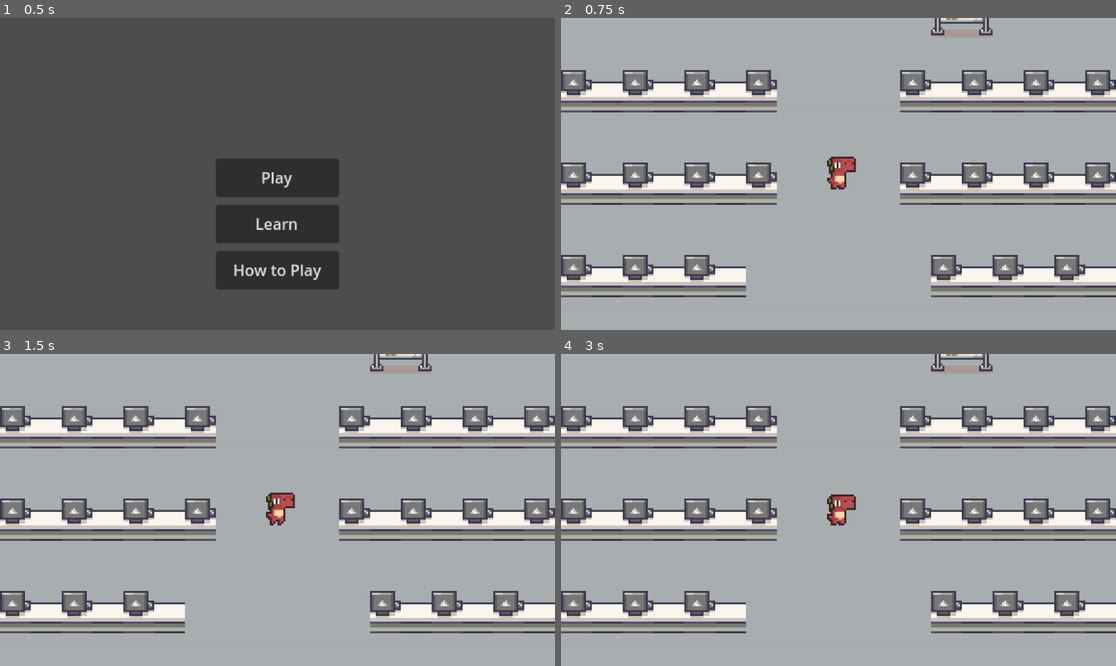
Above: before the commit, frames 1-4 (two rows, left to right).
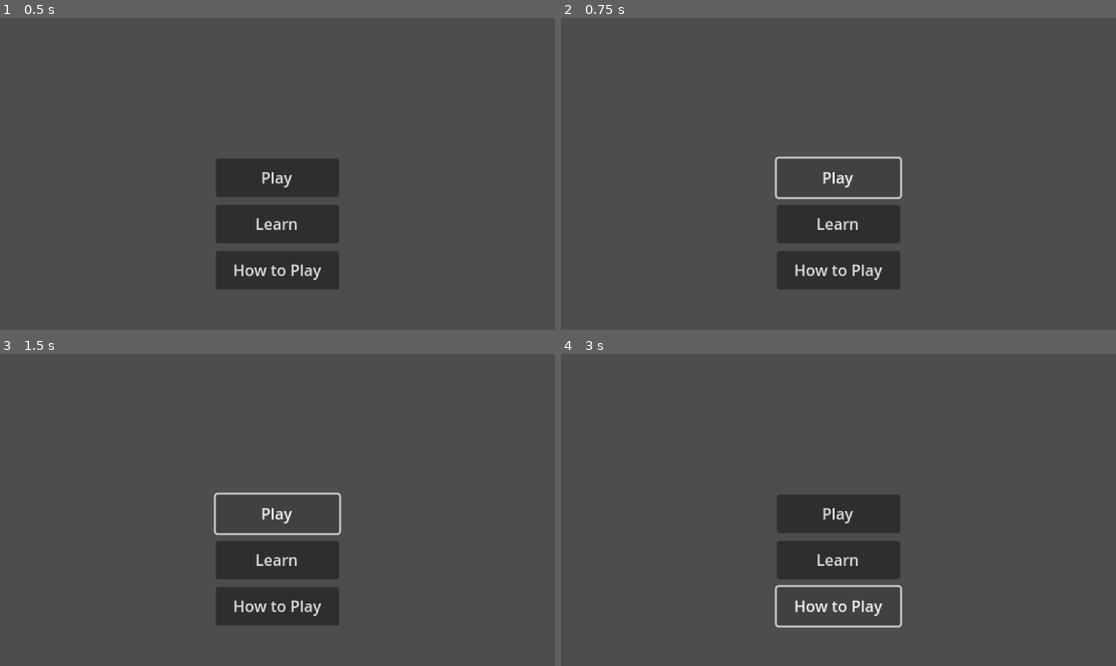
Above: after the commit, the same moments.

Repository: Raikosuu/Full-Tech-Panic_Public
Game: Godot game, scene res://scenes/main_menu.tscn
Two runs of this game, one before a commit and one after it. Both use one fixed random seed, a clock stepped at 60 frames per second and the inputs below.
Inputs (mouse positions are in pixels of both pictures, inside the frame that each line leads up to):
- Up to frame 1 (0.5 s): no input
- Up to frame 2 (0.75 s): click "Play" at 0.5 s
- Up to frame 3 (1.5 s): click (277, 513) at 1.25 s, where only the run after the commit has a clickable "Play"
- Up to frame 4 (3 s): click (838, 559) at 2 s, where only the run after the commit has a clickable "Learn"; click (838, 606) at 2.75 s, where only the run after the commit has a clickable "How to Play"

Frame 1 is identical in both runs. In frame 2, 94% of the frame differs, in the area x 0-100%, y 0-100%; in frame 3, 94%; in frame 4, 94%.
Error after the commit: Attempt to call function 'show' in base 'null instance' on a null instance. (res://scripts/main_menu.gd:9)

Commit message:
Added transition
it aint working

Diff:
--- /dev/null
+++ b/scenes/fade_transition.tscn
@@ -0,0 +1,62 @@
+[gd_scene load_steps=5 format=3 uid="uid://bh8lnh1jk1jgv"]
+
+[sub_resource type="Animation" id="Animation_x8c23"]
+resource_name = "fade_in"
+tracks/0/type = "value"
+tracks/0/imported = false
+tracks/0/enabled = true
+tracks/0/path = NodePath(".:color")
+tracks/0/interp = 1
+tracks/0/loop_wrap = true
+tracks/0/keys = {
+"times": PackedFloat32Array(0, 1),
+"transitions": PackedFloat32Array(1, 1),
+"update": 0,
+"values": [Color(0, 0, 0, 0), Color(0, 0, 0, 1)]
+}
+
+[sub_resource type="Animation" id="Animation_6uw4y"]
+resource_name = "fade_out"
+tracks/0/type = "value"
+tracks/0/imported = false
+tracks/0/enabled = true
+tracks/0/path = NodePath(".:color")
+tracks/0/interp = 1
+tracks/0/loop_wrap = true
+tracks/0/keys = {
+"times": PackedFloat32Array(0, 1),
+"transitions": PackedFloat32Array(1, 1),
+"update": 0,
+"values": [Color(0, 0, 0, 1), Color(1, 1, 1, 0)]
+}
+
+[sub_resource type="Animation" id="Animation_3nli8"]
+length = 0.001
+tracks/0/type = "value"
+tracks/0/imported = false
+tracks/0/enabled = true
+tracks/0/path = NodePath(".:color")
+tracks/0/interp = 1
+tracks/0/loop_wrap = true
+tracks/0/keys = {
+"times": PackedFloat32Array(0),
+"transitions": PackedFloat32Array(1),
+"update": 0,
+"values": [Color(1, 1, 1, 1)]
+}
+
+[sub_resource type="AnimationLibrary" id="AnimationLibrary_vxaoj"]
+_data = {
+&"RESET": SubResource("Animation_3nli8"),
+&"fade_in": SubResource("Animation_x8c23"),
+&"fade_out": SubResource("Animation_6uw4y")
+}
+
+[node name="fade_transition" type="ColorRect"]
+offset_right = 792.0
+offset_bottom = 496.0
+
+[node name="AnimationPlayer" type="AnimationPlayer" parent="."]
+libraries = {
+&"": SubResource("AnimationLibrary_vxaoj")
+}
--- a/scenes/game_scene.tscn
+++ b/scenes/game_scene.tscn
@@ -1,8 +1,10 @@
-[gd_scene load_steps=10 format=4 uid="uid://b0nvcgpoypl62"]
+[gd_scene load_steps=12 format=4 uid="uid://b0nvcgpoypl62"]
 
 [ext_resource type="PackedScene" uid="uid://demqpuvfguk8d" path="res://scenes/player.tscn" id="1_w5aja"]
+[ext_resource type="Script" uid="uid://b2suspsbqk0h0" path="res://scripts/game_scene.gd" id="1_y3j0m"]
 [ext_resource type="Texture2D" uid="uid://vgq806bcs4q" path="res://assets/Modern tiles_Free/Interiors_free/16x16/Interiors_free_16x16.png" id="1_ycayy"]
 [ext_resource type="Texture2D" uid="uid://bxnkyr5imokua" path="res://assets/Modern tiles_Free/Interiors_free/16x16/Room_Builder_free_16x16.png" id="2_bw6k5"]
+[ext_resource type="PackedScene" uid="uid://bh8lnh1jk1jgv" path="res://scenes/fade_transition.tscn" id="4_bw6k5"]
 
 [sub_resource type="TileSetAtlasSource" id="TileSetAtlasSource_rurhu"]
 texture = ExtResource("2_bw6k5")
@@ -2530,6 +2532,7 @@
 
 [node name="game_scene" type="Node2D"]
 position = Vector2(34, 23)
+script = ExtResource("1_y3j0m")
 
 [node name="ground" type="TileMapLayer" parent="."]
 tile_map_data = PackedByteArray("AAD3////AgAMAAwAAAD4////AgAMAAwAAAD5////AgAMAAwAAAD6////AgAMAAwAAAD7////AgAMAAwAAAD8// …(4720 unchanged characters)…
@@ -2553,3 +2556,10 @@
 position = Vector2(0, 1)
 zoom = Vector2(4, 4)
 position_smoothing_enabled = true
+
+[node name="fade_transition" parent="." instance=ExtResource("4_bw6k5")]
+z_index = 2
+offset_left = -393.0
+offset_top = -271.0
+offset_right = 399.0
+offset_bottom = 225.0
--- a/scenes/main_menu.tscn
+++ b/scenes/main_menu.tscn
@@ -1,6 +1,7 @@
-[gd_scene load_steps=2 format=3 uid="uid://ciqcyo1jehrui"]
+[gd_scene load_steps=3 format=3 uid="uid://ciqcyo1jehrui"]
 
 [ext_resource type="Script" uid="uid://djgkhntvooq7w" path="res://scripts/main_menu.gd" id="1_l6cm7"]
+[ext_resource type="PackedScene" uid="uid://bh8lnh1jk1jgv" path="res://scenes/fade_transition.tscn" id="2_ekxnf"]
 
 [node name="main_menu" type="Node2D"]
 
@@ -39,6 +40,16 @@
 position = Vector2(144, 32)
 zoom = Vector2(2, 2)
 
+[node name="fade_transition" parent="." instance=ExtResource("2_ekxnf")]
+visible = false
+offset_left = -256.0
+offset_top = -232.0
+offset_right = 536.0
+offset_bottom = 264.0
+
+[node name="Fade_timer" type="Timer" parent="fade_transition"]
+
 [connection signal="pressed" from="button_manager/play" to="button_manager" method="_on_play_pressed"]
 [connection signal="pressed" from="button_manager/learn" to="button_manager" method="_on_learn_pressed"]
 [connection signal="pressed" from="button_manager/htp" to="button_manager" method="_on_htp_pressed"]
+[connection signal="timeout" from="fade_transition/Fade_timer" to="button_manager" method="_on_fade_timer_timeout"]
--- /dev/null
+++ b/scripts/game_scene.gd
@@ -0,0 +1,5 @@
+extends Node2D
+@onready var fade_transition: ColorRect = $fade_transition
+
+func _ready() -> void:
+	$fade_transition/AnimationPlayer.play("fade_out")
--- a/scripts/main_menu.gd
+++ b/scripts/main_menu.gd
@@ -1,9 +1,14 @@
 extends Control
 
+@onready var fade_transition: ColorRect = $"../fade_transition"
 
+var button_type = null
 
 func _on_play_pressed() -> void:
-	get_tree().change_scene_to_file("res://scenes/game_scene.tscn")
+	button_type = "play"
+	$fade_transition.show()
+	$fade_transition/Fade_timer.start()
+	$fade_transition/AnimationPlayer.play("fade_in")
 
 func _on_learn_pressed() -> void:
 	pass # Replace with function body.
@@ -11,3 +16,8 @@
 
 func _on_htp_pressed() -> void:
 	pass # Replace with function body.
+
+
+func _on_fade_timer_timeout() -> void:
+	if button_type == "play":
+		get_tree().change_scene_to_file("res://scenes/game_scene.tscn")
Not shown, added: scripts/game_scene.gd.uid
